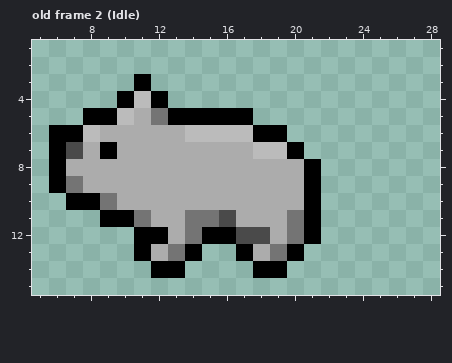
File history of a pixel-art file, assets/art/sprites/creature_01.aseprite. The first picture shows the starting point.
32x16 pixels, 13 frames. Shown: old frame 2 (Idle): x 5..28, y 1..15. The commit also changed other frames, which this record leaves out.
The same view after the edit:
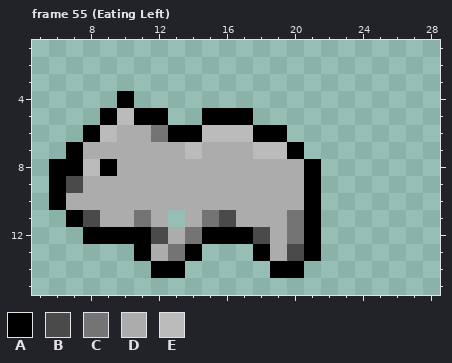
Palette (. is transparent): A #000000  B #4a4a4a  C #747474  D #acacac  E #bbbbbb
A new or re-ordered frame is compared with the old frame closest to it.
Changes in this commit:
frames 13 -> 55
layer "Creature 1" added
layer "Layer 1" removed
Frame 55 (Eating Left) is new; against old frame 2 (Idle):
The author put colour A in row 10 at x 6; in row 11 at x 7; in row 12 at x 8 to 10; in row 13 at x 21; in row 14 at x 20.
Colour B becomes colour A in row 7 at x 7; in row 12 at x 17.
Colour C becomes colour A in row 5 at x 12.
Colour D becomes colour A in row 5 at x 11; in row 6 at x 13; in row 8 at x 7 and 9; in row 13 at x 18.
Colour E becomes colour A in row 6 at x 8 and 14.
The author put colour B in row 11 at x 8.
Colour A becomes colour B in row 12 at x 12; in row 13 at x 20.
Colour C becomes colour B in row 9 at x 7.
Colour D becomes colour C in row 6 at x 12.
Colour A becomes colour D in row 7 at x 9; in row 10 at x 7 to 8; in row 11 at x 9 to 10.
Colour C becomes colour D in row 10 at x 9; in row 11 at x 14; in row 13 at x 19.
Colour D becomes colour E in row 6 at x 9; in row 7 at x 14; in row 8 at x 8.
The edit erases colour A in row 3 at x 11; in row 4 at x 12; in row 5 at x 8 and 13 to 14; in row 6 at x 6 to 7; in row 7 at x 6; in row 13 at x 17.
The edit erases colour A in row 14 at x 18.
The edit erases colour D in row 11 at x 13.
The edit erases colour E in row 4 at x 11.
